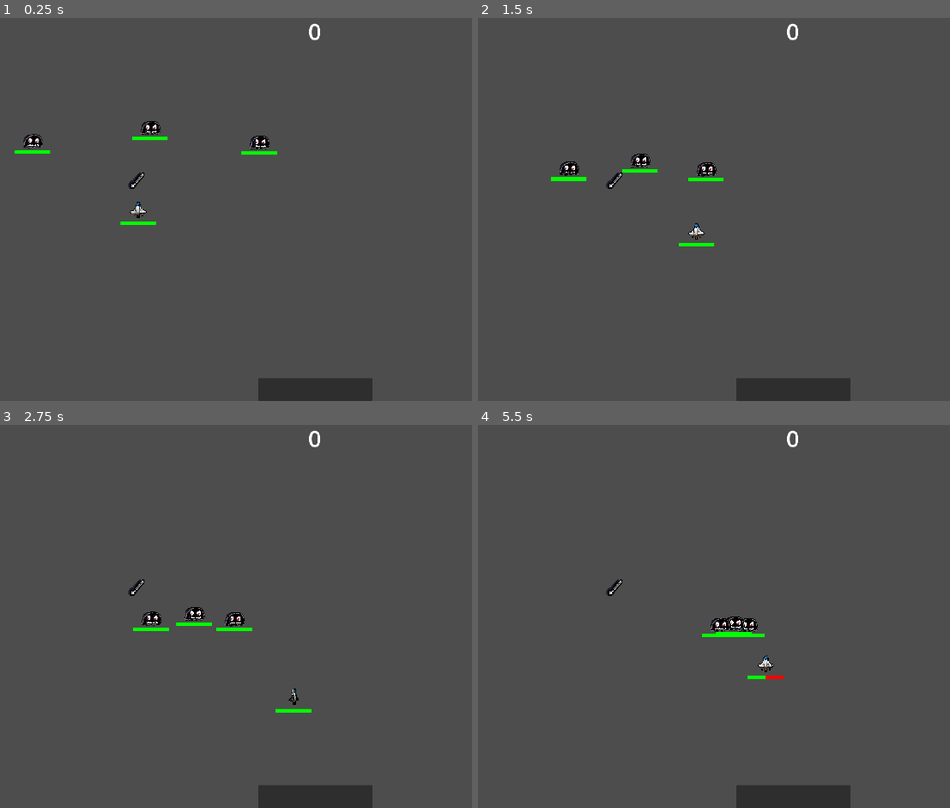
Above: before the commit, frames 1-4 (two rows, left to right).
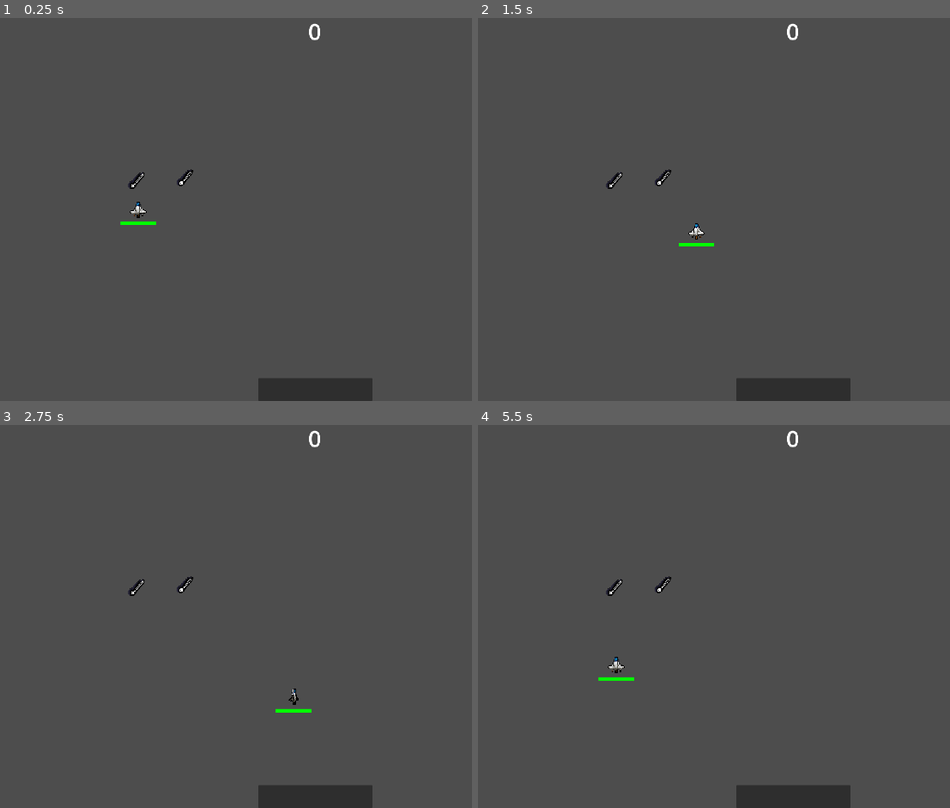
Above: after the commit, the same moments.

Repository: Tigatok/skunkworks-game
Game: Godot game, scene res://Main.tscn
The game is run twice, just before and just after one commit, with the same random seed, the same clock (stepped at 60 frames per second) and the same inputs.
Inputs:
- Up to frame 1 (0.25 s): no input
- Up to frame 2 (1.5 s): hold Right (move_right) 0.53-1.28 s; tap 1 (1) at 0.6 s; tap 2 (2) at 0.8, 1.35 s; hold Down (move_down) from 1.28 s (still down)
- Up to frame 3 (2.75 s): tap 3 (3) at 1.55, 2.1 s; release Down (move_down) at 2.03 s; hold Right (move_right) from 2.03 s (still down); tap 1 (1) at 2.3 s
- Up to frame 4 (5.5 s): release Right (move_right) at 2.78 s; hold Up (move_up) 2.78-3.53 s; tap 1 (1) at 2.85, 4.55 s; tap 2 (2) at 3.05, 3.6, 5.3 s; hold Left (move_left) 3.53-5.03 s; tap 3 (3) at 3.8, 4.35 s; hold Down (move_down) from 5.03 s (still down); tap Space (space) at 5.1 s

The runs differ from the first frame. In frame 1, 0.7% of the frame differs, in the area x 3-59%, y 26-44%; in frame 2, 0.7%; in frame 3, 0.7%; in frame 4, 0.9%, in the area x 25-65%, y 39-67%.
Error before the commit: Invalid call. Nonexistent function 'collectWeapon' in base 'RigidBody2D (monster.gd)'. (res://Weapon/weapon_pickup.gd:15)

Commit message:
Adds active item

Diff:
--- a/HUD/Inventory/Inventory Bar.gd
+++ b/HUD/Inventory/Inventory Bar.gd
@@ -17,14 +17,18 @@
 	if (Input.is_action_just_pressed(KEY_INVENTORY_3)):
 		set_active_inventory_item(2)
 
-func set_active_inventory_item(index):
+func set_active_inventory_item(keyPressed):
 	var inventory_items = get_tree().get_nodes_in_group('inventory_items')
-	if index < inventory_items.size():
-		activeItem = index
-		inventory_items[index].setAsActive(true)
-		for item in inventory_items:
-			print("self", self, " item:", item)
-			item.emit_signal('deactivate')
+	for i in range(inventory_items.size()):
+
+#		print("D", i)
+		if keyPressed < inventory_items.size():
+			var ii = inventory_items[keyPressed]
+			var jj = inventory_items[i]
+			if (ii != jj):
+				inventory_items[i].emit_signal('deactivate')
+			activeItem = keyPressed
+			inventory_items[keyPressed].setAsActive(true)
 
 func _on_hud_item_added(item):
 	addItemToInventoryArray(item)
--- a/HUD/Inventory/Inventory Bar.tscn
+++ b/HUD/Inventory/Inventory Bar.tscn
@@ -20,7 +20,6 @@
 	weapon.weaponName = weapon_name
 	weapon.weaponIcon = weapon_icon
 	body.add_child(weapon)
-	print(\"W\", weapon)
 	weapon_picked_up.emit(weapon)
 	queue_free()
 "
--- a/HUD/Inventory/InventoryItem/InventoryItem.gd
+++ b/HUD/Inventory/InventoryItem/InventoryItem.gd
@@ -1,15 +1,14 @@
 extends Sprite2D
 
-var isActive = false
 signal deactivate
 
 func setAsActive(active):
-	isActive = active
 	print("Is active?", active)
-	if (active == true && !isActive):
-		isActive = true
+	if (active == true):
+		print("S", self.offset, " ", $ActiveLabel.position)
 		$ActiveLabel.position = self.offset
-		$ActiveLabel.text = 'Active'
+		$ActiveLabel.text = 'X'
+		$ActiveLabel.show()
 
 func _on_deactivate():
-	setAsActive(false)
+	$ActiveLabel.hide()
--- a/HUD/Inventory/InventoryItem/InventoryItem.tscn
+++ b/HUD/Inventory/InventoryItem/InventoryItem.tscn
@@ -11,10 +11,10 @@
 anchor_top = 0.5
 anchor_right = 0.5
 anchor_bottom = 0.5
-offset_left = -20.0
-offset_top = -17.0
-offset_right = 20.0
-offset_bottom = 17.0
+offset_left = -19.5
+offset_top = -0.5
+offset_right = 20.5
+offset_bottom = 33.5
 grow_horizontal = 2
 grow_vertical = 2
 theme_override_font_sizes/font_size = 24
--- a/Main.tscn
+++ b/Main.tscn
@@ -1,7 +1,6 @@
-[gd_scene load_steps=5 format=3 uid="uid://curcelcqp0f3a"]
+[gd_scene load_steps=4 format=3 uid="uid://curcelcqp0f3a"]
 
 [ext_resource type="PackedScene" uid="uid://bq7rtwda5y4lb" path="res://Player/Player.tscn" id="2_043f6"]
-[ext_resource type="PackedScene" uid="uid://bc2lrcgcgux71" path="res://Monster/monster.tscn" id="3_ocsmo"]
 [ext_resource type="PackedScene" uid="uid://jj5pb4yyhmrs" path="res://Weapon/weapon_pickup.tscn" id="4_70frw"]
 [ext_resource type="PackedScene" uid="uid://32yk0vcy2utb" path="res://HUD/HUD.tscn" id="4_lopj0"]
 
@@ -15,14 +14,8 @@
 [node name="WeaponPickup" parent="." instance=ExtResource("4_70frw")]
 position = Vector2(459, 462)
 
-[node name="Monster" parent="." instance=ExtResource("3_ocsmo")]
-position = Vector2(838, 341)
-
-[node name="Monster2" parent="." instance=ExtResource("3_ocsmo")]
-position = Vector2(500, 296)
-
-[node name="Monster3" parent="." instance=ExtResource("3_ocsmo")]
-position = Vector2(136, 337)
+[node name="WeaponPickup2" parent="." instance=ExtResource("4_70frw")]
+position = Vector2(595, 454)
 
 [connection signal="coin_picked" from="Player" to="HUD" method="_on_player_coin_picked"]
 [connection signal="item_picked_up" from="Player" to="HUD" method="_on_player_item_picked_up"]
